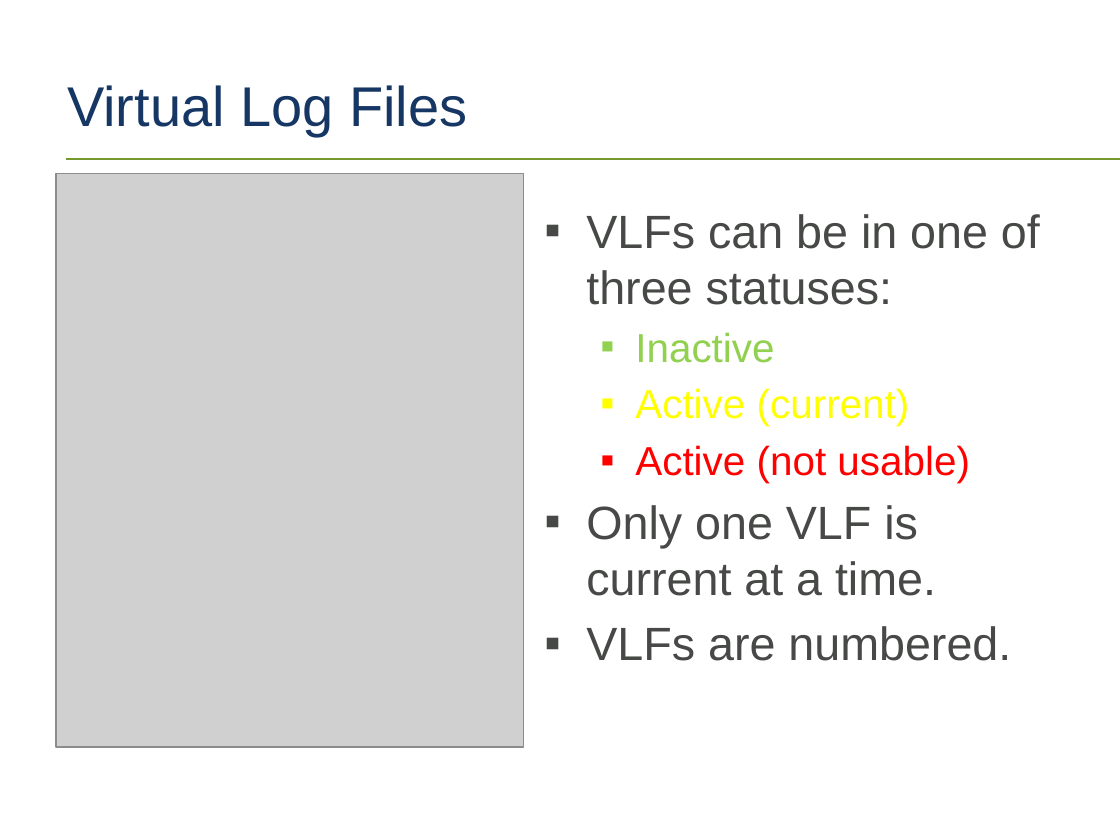
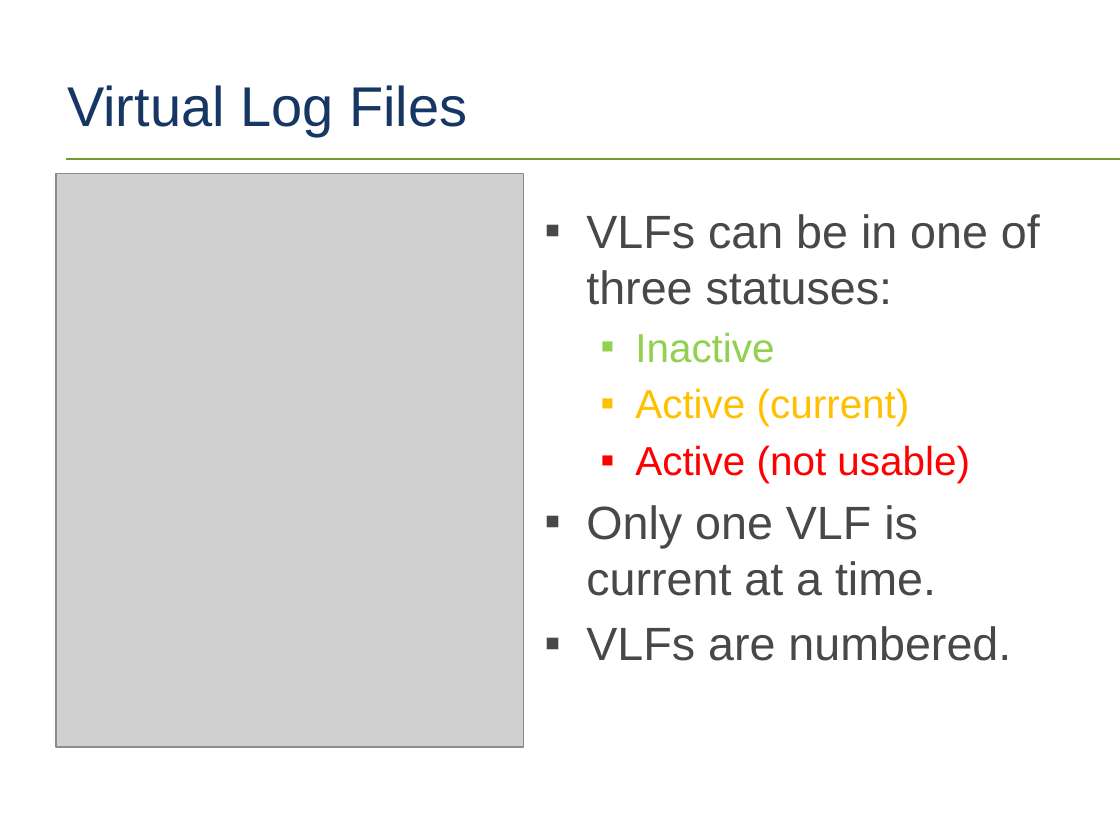
Before and after one commit to tf3604/LogFilePresentation, a slide deck: slide 11 of TransactionLog.pptx. Drawn at 1120x840 pixels with LibreOffice and Linux fonts; fonts in the diff are those of the drawing; grey boxes stand for pictures; background and template pictures are left out. Boxes give left, top, right and bottom in pixels: in the first picture for what was removed or moved away, otherwise in the second. Text is boxed around its words. In the diff, an @@ line names an element or a change of style, - is before the commit and + after.

Commit message:
Slight color changes.

```diff
--- a/TransactionLog.pptx
+++ b/TransactionLog.pptx
@@ text at <box>635,388,910,426</box>: text colour #FFFF00 to #FFC000 in "Active (current)" @@
```
Also in this commit, not shown: 1 other slide changed.
